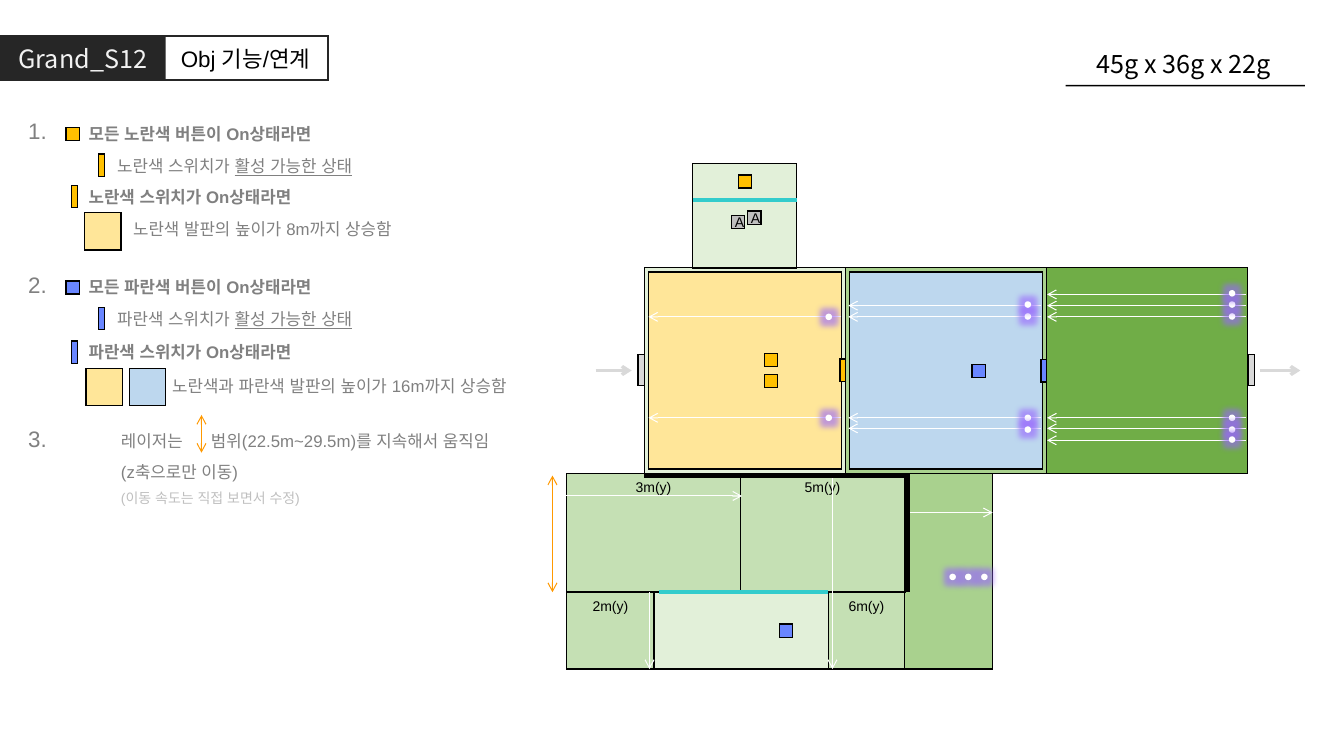
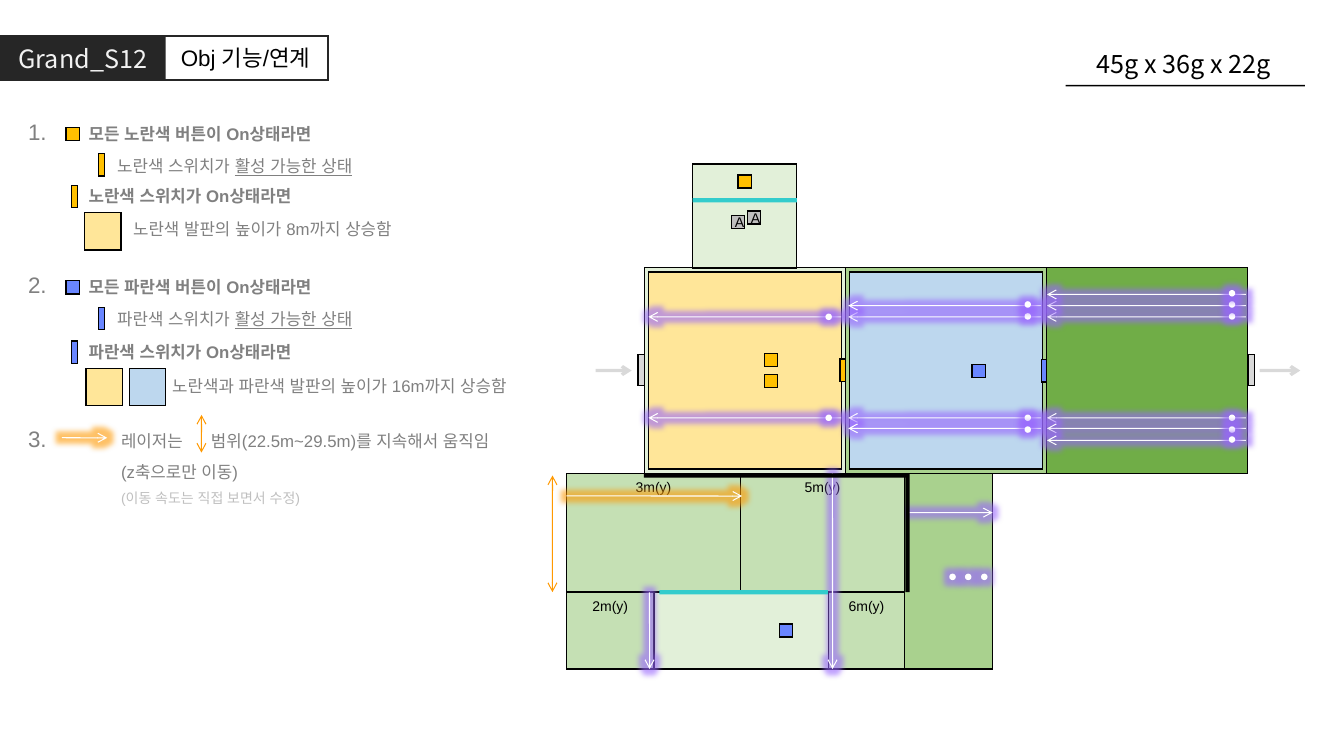
Before and after one commit to GGMGangsterHamster/GangsterHamster, a slide deck: slide 27 of Documents/LevelDesign/GrandStage/Grand_Stage.pptx. Drawn at 1344x756 pixels with LibreOffice and Linux fonts; fonts in the diff are those of the drawing. Boxes give left, top, right and bottom in pixels: in the first picture for what was removed or moved away, otherwise in the second. Text is boxed around its words. In the diff, an @@ line names an element or a change of style, - is before the commit and + after.

```diff
--- a/Documents/LevelDesign/GrandStage/Grand_Stage.pptx
+++ b/Documents/LevelDesign/GrandStage/Grand_Stage.pptx
@@ freeform shape added at bbox=[62, 438, 107, 438], outline #FFFFFF 0.75 pt @@
@@ arrow removed from (63, 438) to (107, 438) @@
@@ group removed at bbox=[567, 294, 1246, 669]: 16 arrows @@
@@ group added at bbox=[567, 294, 1246, 669]: 16 freeform shapes @@
```
Also in this commit, not shown: 24 other slides changed, 3 other files.
